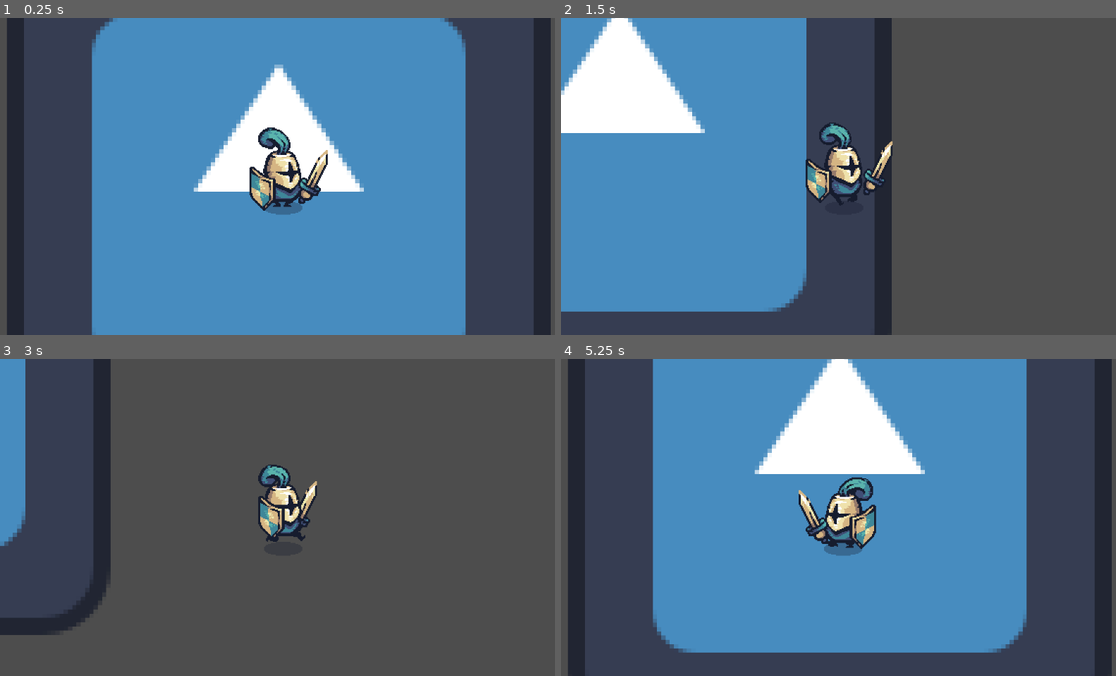
Above: before the commit, frames 1-4 (two rows, left to right).
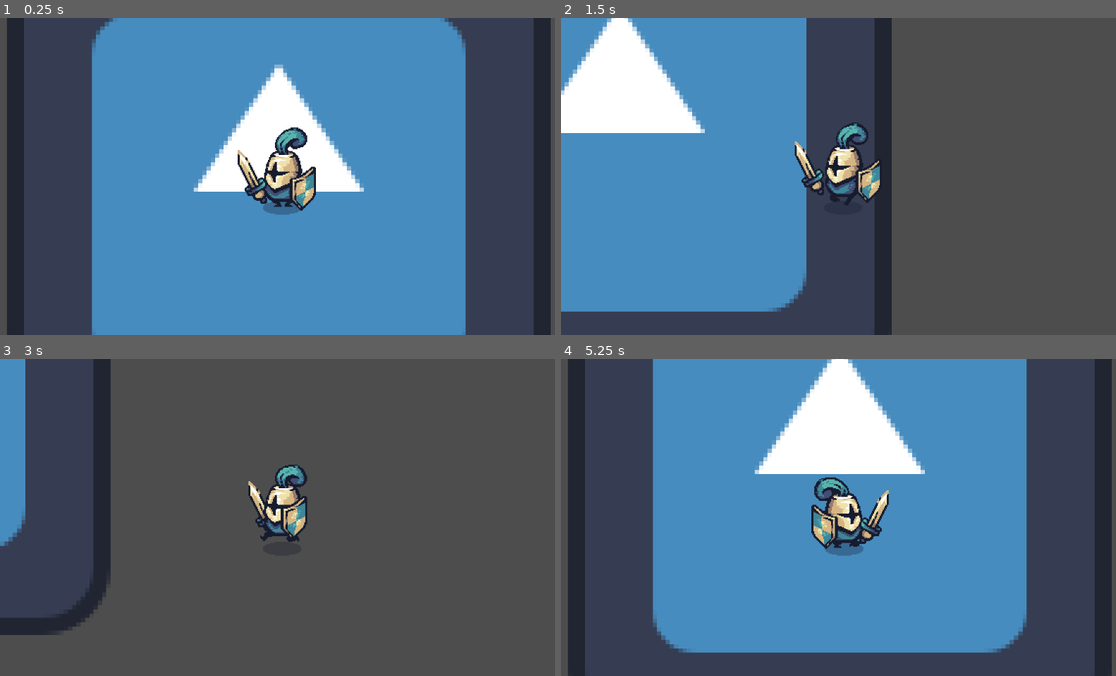
Above: after the commit, the same moments.

Repository: ccxavi/echoes
Game: Godot game, scene res://scenes/game.tscn
Same seed, same stepped clock (60 frames per second), same inputs: the game is played once before the commit and once after it. The engine's default icon, where the game draws it, is replaced by a stand-in: a white triangle on a blue panel in a dark square.
Inputs (mouse positions are in pixels of both pictures, inside the frame that each line leads up to):
- Up to frame 1 (0.25 s): no input
- Up to frame 2 (1.5 s): move the mouse to (966, 160) at 0.52 s; hold D (move_right) 0.53-1.28 s; move the mouse to (727, 192) at 1.27 s; hold S (move_down) from 1.28 s (still down)
- Up to frame 3 (3 s): move the mouse to (338, 447) at 2.02 s; release S (move_down) at 2.03 s; hold D (move_right) 2.03-2.78 s; move the mouse to (255, 580) at 2.77 s; hold W (move_up) from 2.78 s (still down)
- Up to frame 4 (5.25 s): move the mouse to (1010, 565) at 3.52 s; release W (move_up) at 3.53 s; hold A (move_left) 3.53-5.03 s; move the mouse to (672, 469) at 4.27 s; move the mouse to (871, 517) at 5.02 s; hold S (move_down) from 5.03 s (still down)

The runs differ from the first frame. In frame 1, 2.1% of the frame differs, in the area x 42-60%, y 34-63%; in frame 2, 2.2%; in frame 3, 1.8%; in frame 4, 2.2%, in the area x 42-60%, y 37-63%.

Commit message:
feat: follow mouse cursor

Diff:
--- a/scripts/player.gd
+++ b/scripts/player.gd
@@ -4,26 +4,25 @@
 @onready var animated_sprite_2d: AnimatedSprite2D = $AnimatedSprite2D
 
 func _physics_process(delta):
-	# 1. Get Input Direction
+	# --- 1. MOVEMENT (Keyboard) ---
 	var direction = Input.get_vector("move_left", "move_right", "move_up", "move_down")
-
-	# 2. Apply Speed
 	velocity = direction * speed
 
-	# 3. Animation Logic
+	# --- 2. FACING (Mouse) ---
+	# We check where the mouse is relative to the player
+	var mouse_pos = get_global_mouse_position()
+
+	if mouse_pos.x < global_position.x:
+		animated_sprite_2d.flip_h = true  # Mouse is to the left -> Face Left
+	else:
+		animated_sprite_2d.flip_h = false # Mouse is to the right -> Face Right
+
+	# --- 3. ANIMATION STATE ---
+	# We still only play "run" if we are actually moving
 	if direction != Vector2.ZERO:
-		# Player is moving
 		animated_sprite_2d.play("run")
-
-		# Flip Sprite Logic
-		if direction.x < 0:
-			animated_sprite_2d.flip_h = true  # Face Left
-		elif direction.x > 0:
-			animated_sprite_2d.flip_h = false # Face Right
 	else:
-		# Player is standing still
-		# If you have an "idle" animation, change "default" to "idle"
 		animated_sprite_2d.play("idle")
 
-	# 4. Move
+	# --- 4. APPLY PHYSICS ---
 	move_and_slide()
